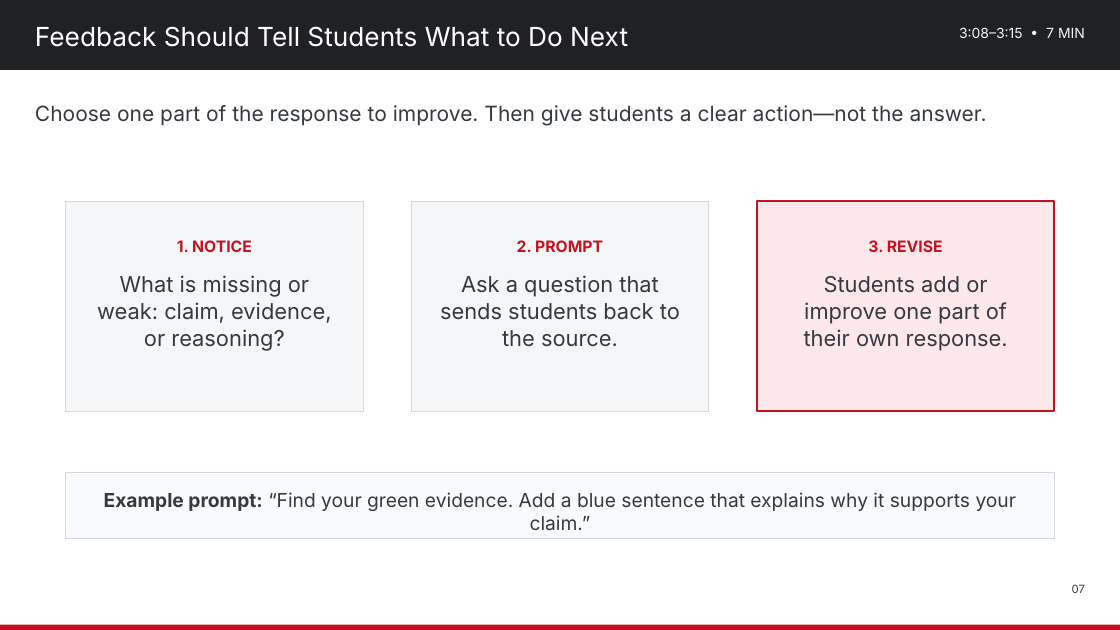
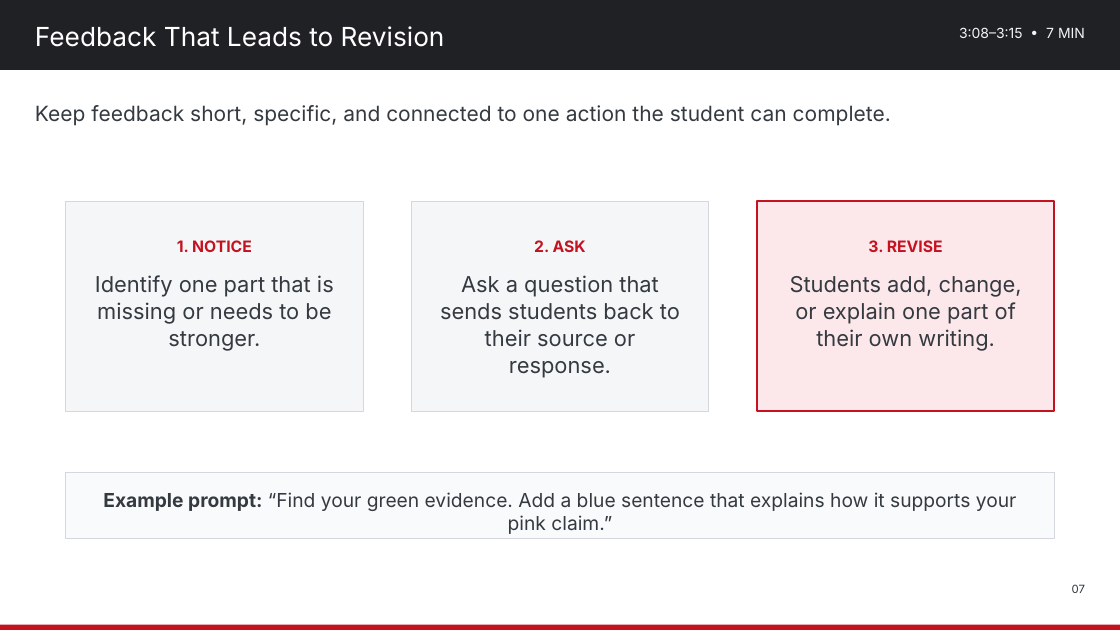
Before and after one commit to nbhs-science/nbhs-science, a slide deck: slide 7 of assets/plc/2026-10-28_Science_Department_PD_Strengthening_Science_Literacy.pptx. Drawn at 1120x630 pixels with LibreOffice and Linux fonts; fonts in the diff are those of the drawing. Boxes give left, top, right and bottom in pixels: in the first picture for what was removed or moved away, otherwise in the second. Text is boxed around its words. In the diff, an @@ line names an element or a change of style, - is before the commit and + after.

Commit message:
Refine Oct. 28 PD slides
Simplify all slides, add clearer teacher-facing wording, and retain the correct CER color key.

```diff
--- a/assets/plc/2026-10-28_Science_Department_PD_Strengthening_Science_Literacy.pptx
+++ b/assets/plc/2026-10-28_Science_Department_PD_Strengthening_Science_Literacy.pptx
@@ text at [35,26,445,47]: text changed @@
-Feedback Should Tell Students What to Do Next
+Feedback That Leads to Revision
@@ text at [35,105,891,126]: text changed @@
-Choose one part of the response to improve. Then give students a clear action—not the answer.
+Keep feedback short, specific, and connected to one action the student can complete.
@@ text at [440,240,680,347]: text changed @@
-2. PROMPT
-Ask a question that sends students back to the source.
+2. ASK
+Ask a question that sends students back to their source or response.
@@ text at [95,275,334,351]: text changed @@
-What is missing or weak: claim, evidence, or reasoning?
+Identify one part that is missing or needs to be stronger.
@@ text at [790,276,1022,351]: text changed @@
-Students add or improve one part of their own response.
+Students add, change, or explain one part of their own writing.
@@ text at [103,492,1017,534]: text changed @@
-Example prompt: “Find your green evidence. Add a blue sentence that explains why it supports your claim.”
+Example prompt: “Find your green evidence. Add a blue sentence that explains how it supports your pink claim.”
```
Also in this commit, not shown: 8 other slides changed.
